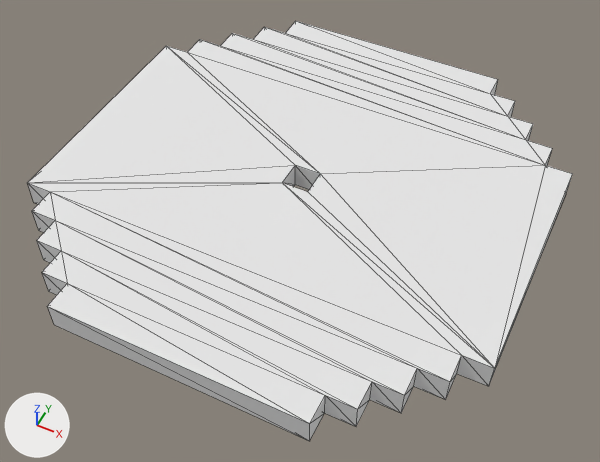
The OBJ model Assets/Art/Models/Snirt/ModParts/NeckCrests/SnirtFrill2.obj: old version first, new version second.
Camera for both pictures: a 50 mm camera at (1.783, -1.027, 2.265) aimed at (0.896, 0.746, 0.048). The lights are fixed; the arrows at lower left show +X, +Y and +Z. Mesh edges are drawn as thin lines. Where no turn or scale is listed for an object, it has been applied to the vertices. Vertices at the same position are counted once.

Objects in the first picture: 'Untitled'.
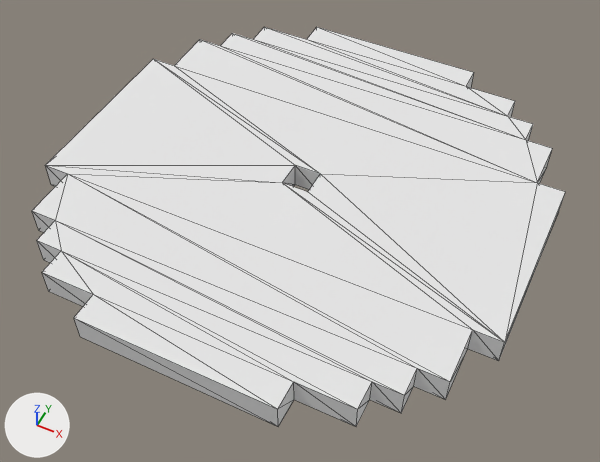
The newer file is also turned or shifted as a whole; pictures and numbers use the older file's frame.

Where the change shows, as pixel boxes [x1, y1, x2, y2] in the pictures (600 x 462 px; the box of a moved part takes in the faces that stretch with it):
'Untitled', reshaped: before [27, 21, 573, 441]; after [32, 27, 565, 427]
part 1 of me_untitled, moved or reshaped: before [75, 81, 515, 439]; after [71, 74, 515, 427]
part 2 of me_untitled, moved or reshaped: before [167, 39, 552, 174]; after [154, 39, 552, 183]
part 3 of me_untitled, moved or reshaped: before [27, 46, 573, 397]; after [32, 59, 565, 397]
part 4 of me_untitled, moved or reshaped: before [42, 21, 507, 441]; after [42, 27, 507, 426]

The edits, one by one:
me_untitled has 80 vertices, 160 faces and spans x 0.0..1.7, y 0.0..1.7, z 0.1..0.2.
me_untitled is used by ob_untitled; location (0.0, 0.0, 0.0).
me_untitled part 1: all 8 vertices in x 1.3, y 0.0..1.7, z 0.1..0.2 are moved by (-0.1, 0.0, 0.0).
me_untitled part 2: all 8 vertices in x 0.0..1.7, y 1.3, z 0.1..0.2 are moved by (0.0, -0.1, 0.0).
me_untitled part 3: all 8 vertices in x 0.0..1.7, y 0.4, z 0.1..0.2 are moved by (0.0, 0.1, 0.0).
me_untitled part 4: all 8 vertices in x 0.4, y 0.0..1.7, z 0.1..0.2 are moved by (0.1, 0.0, 0.0).
